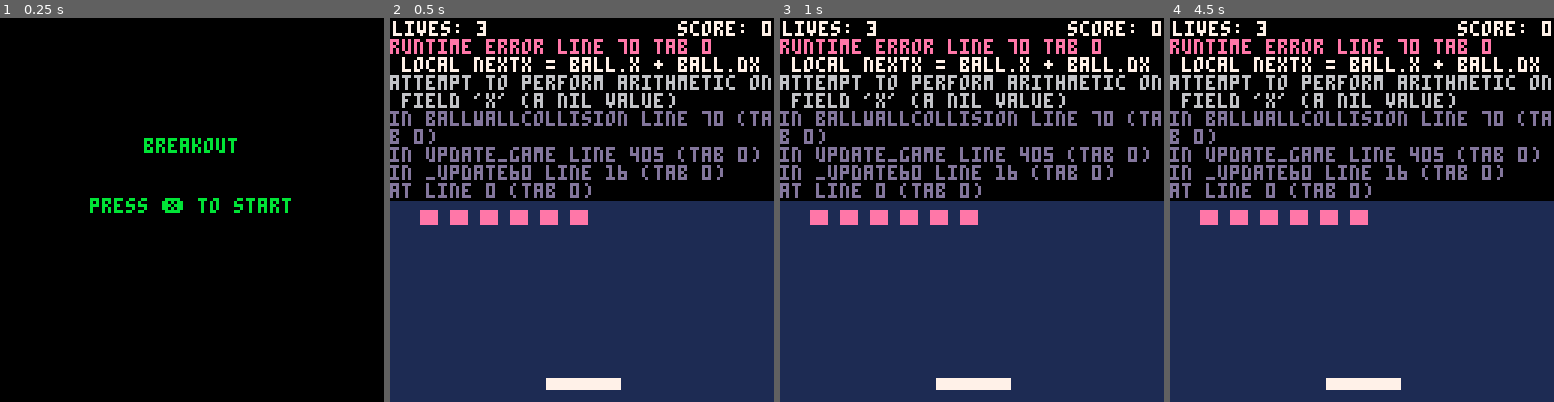
Above: before the commit, frames 1-4 (left to right).
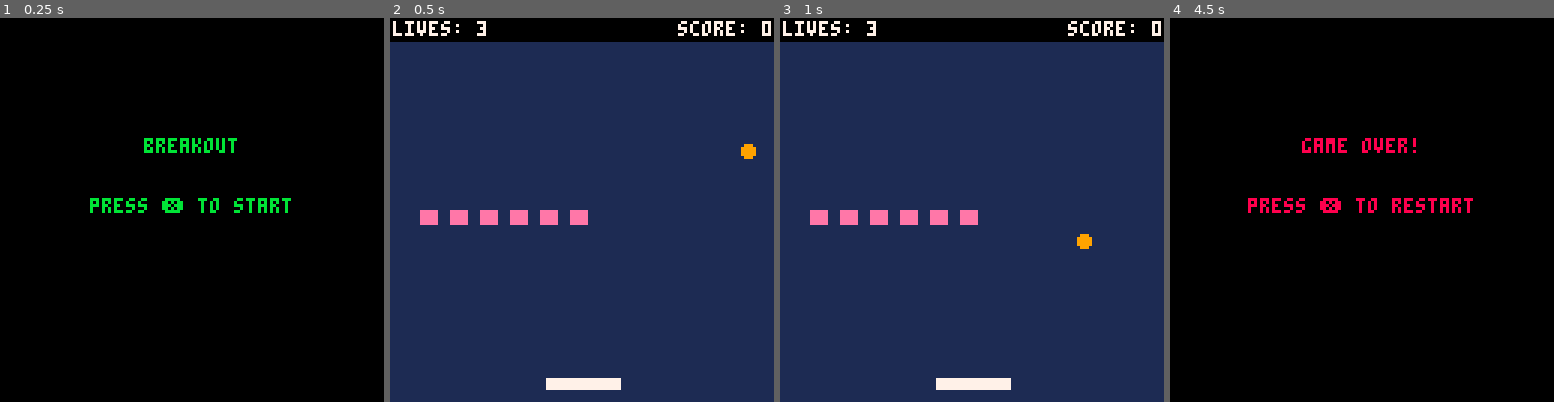
Above: after the commit, the same moments.

Repository: JordanWeatherby/pico8
Game: PICO-8 cartridge breakout.p8
Two runs of this game, one before a commit and one after it. Both use one fixed random seed, a clock stepped at 60 frames per second and the inputs below.
Inputs:
- Up to frame 1 (0.25 s): no input
- Up to frame 2 (0.5 s): tap X (X key) at 0.33 s
- Up to frame 3 (1 s): no input
- Up to frame 4 (4.5 s): tap X (X key) at 1.07, 1.85, 2.97, 4.08 s; hold Right 1.6-2.1 s; hold Right 2.47-3.03 s; hold Left 3.08-3.58 s; hold Right from 4.02 s (still down)

Frame 1 is identical in both runs. In frame 2, 42% of the frame differs, in the area x 0-100%, y 5-48%; in frame 3, 42%; in frame 4, 64%, in the area x 0-100%, y 0-100%.
Error before the commit: runtime error line 70 tab 0; local nextx = ball.x + ball.dx; attempt to perform arithmetic on field 'x' (a nil value)

Commit message:
fixed buggy ball/pad ball/brick collisions

Diff:
--- a/breakout.p8
+++ b/breakout.p8
@@ -121,26 +121,51 @@
 
 	if ball_hitbox(pad_box) then
 		if calc_refl_dir(ball, pad_box) then
+			--horizontal refection--
 			ball.dx = -ball.dx
-			sfx(02)
-			points+=1
+			if ball.x < pad.x+(pad.w/2) then
+				--left pad edge collision--
+				nextx=pad.x-ball.r
+			else
+				--right pad edge collision--
+				nextx=pad.x+pad.w+ball.r
+			end
 		else
+			--vertical refection--
 			ball.dy = -ball.dy
-			sfx(02)
-			points+=1
+			if ball.y > pad.y then
+				--ball under pad--
+				nexty = pad.y+pad.h+ball.r
+			else
+				nexty = pad.y-ball.r
+			end
 		end
+		sfx(02)
+		points+=1
 	end
 end
 
 function ballbrickcollision()
 	--ball brick collision--
+
+	--check if ball hit brick this frame--
+	local brickhit=false
+
 	for i=1,#bricks do
+		--check all brick collisions--
 		if ball_hitbox(bricks[i]) and bricks[i].vis then
-			if calc_refl_dir(ball, bricks[i]) then
-				ball.dx = -ball.dx
-			else
-				ball.dy = -ball.dy
-			end
+			--only visible bricks can be hit--
+			if not brickhit then
+				--only have 1 brick collision per frame--
+				if calc_refl_dir(ball, bricks[i]) then
+					--horizontal reflection--
+					ball.dx = -ball.dx
+				else
+					--vertical reflection--
+					ball.dy = -ball.dy
+				end
+			end
+			brickhit=true
 			sfx(05)
 			points+=1
 			bricks[i].vis = false
@@ -152,8 +177,8 @@
 	--returns true if ball in specified box--
 
 	--ball position next frame--
-	local nextx = ball.x + ball.dx
-	local nexty = ball.y + ball.dy
+	nextx = ball.x + ball.dx
+	nexty = ball.y + ball.dy
 
 	if nexty-ball.r > box.y+box.h then
 		--ball underneath box--
@@ -407,9 +432,9 @@
 
 	ballwallcollision()
 
+	ballbrickcollision()
+
 	ballpadcollision()
-
-	ballbrickcollision()
 
 	ballmove()
 end
